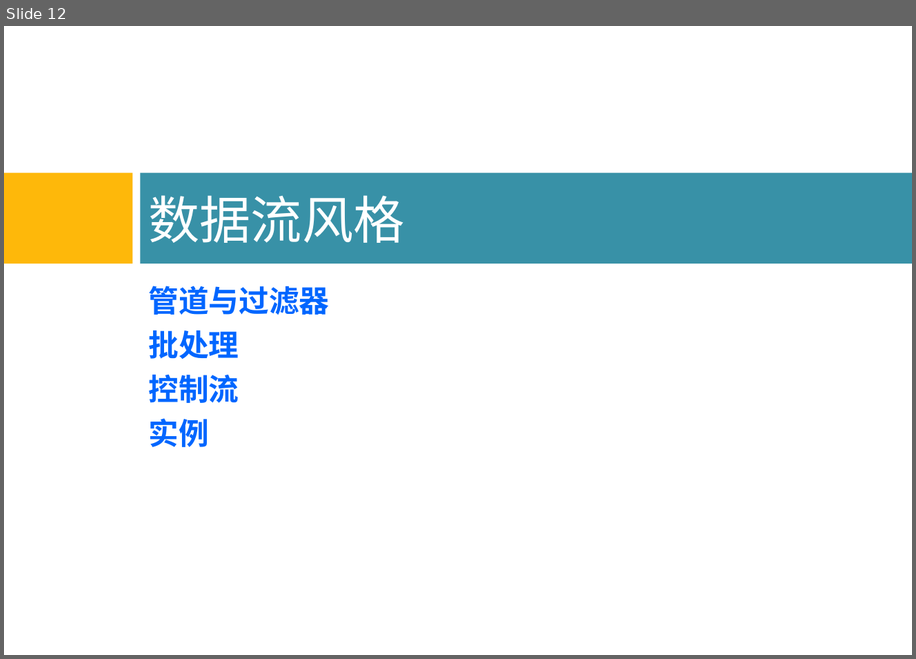
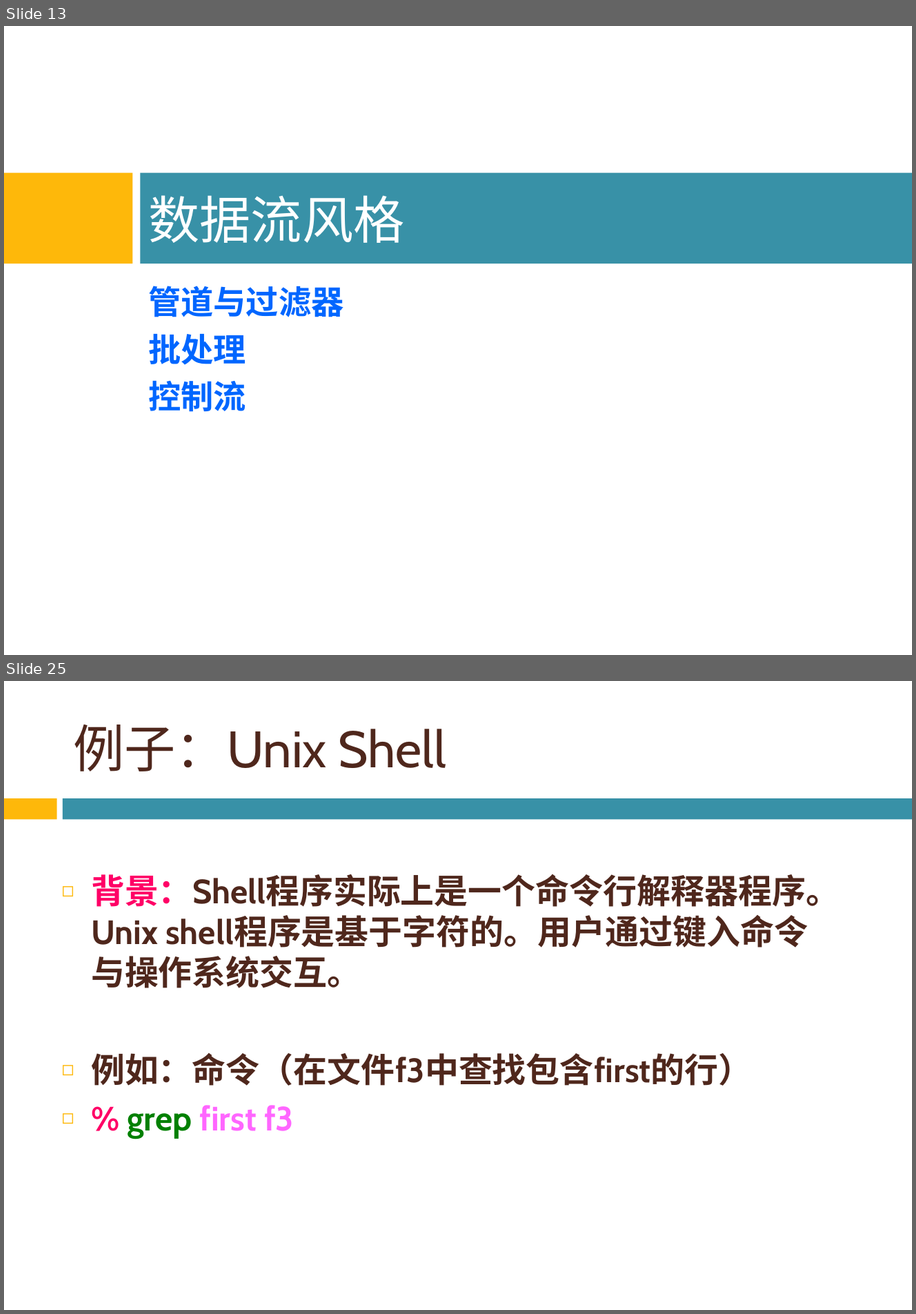
Before and after one commit to bonkboykz/jz81.github.io, a slide deck: course/smt/LectureNotes/(Spring2016)Lecture4.pptx. Shown one above the other, each under a label of ours: slide 12 before the commit, slides 13 and 25 after it; the slides between them are not shown. The pictures are 916x659 and 916x1314 pixels, drawn with LibreOffice and Linux fonts; fonts in the diff are those of the drawing; background and template pictures are left out. Boxes give left, top, right and bottom in pixels: in the first picture for what was removed or moved away, otherwise in the second. Text is boxed around its words. In the diff, an @@ line names an element or a change of style, - is before the commit and + after.

```diff
--- a/course/smt/LectureNotes/(Spring2016)Lecture4.pptx
+++ b/course/smt/LectureNotes/(Spring2016)Lecture4.pptx
@@ slide 25 added at [4, 681, 912, 1310], background picture (left out) @@
@@ title added at [73, 724, 446, 771], 44 pt, text #4F271C @@
+例子：Unix Shell
@@ rectangle added at [4, 798, 57, 819], fill #FEB80A @@
@@ rectangle added at [63, 798, 912, 819], fill #3891A7 @@
@@ text added at [91, 874, 840, 1138], 29 pt, text #4F271C, bold @@
+◻ 背景：Shell程序实际上是一个命令行解释器程序。Unix shell程序是基于字符的。用户通过键入命令与操作系统交互。
+◻ 例如：命令（在文件f3中查找包含first的行）
+◻ % grep first f3
@@ what was slide 12 is now slide 13 @@
@@ slide 13 changed as well @@
@@ text "管道与过滤器" at [148, 285, 343, 412]: size 25.9 to 28 pt @@
@@ text at [148, 418, 208, 447]: paragraph removed @@
-实例
```
Also in this commit, not shown: 75 other slides added, 1 slide removed.
